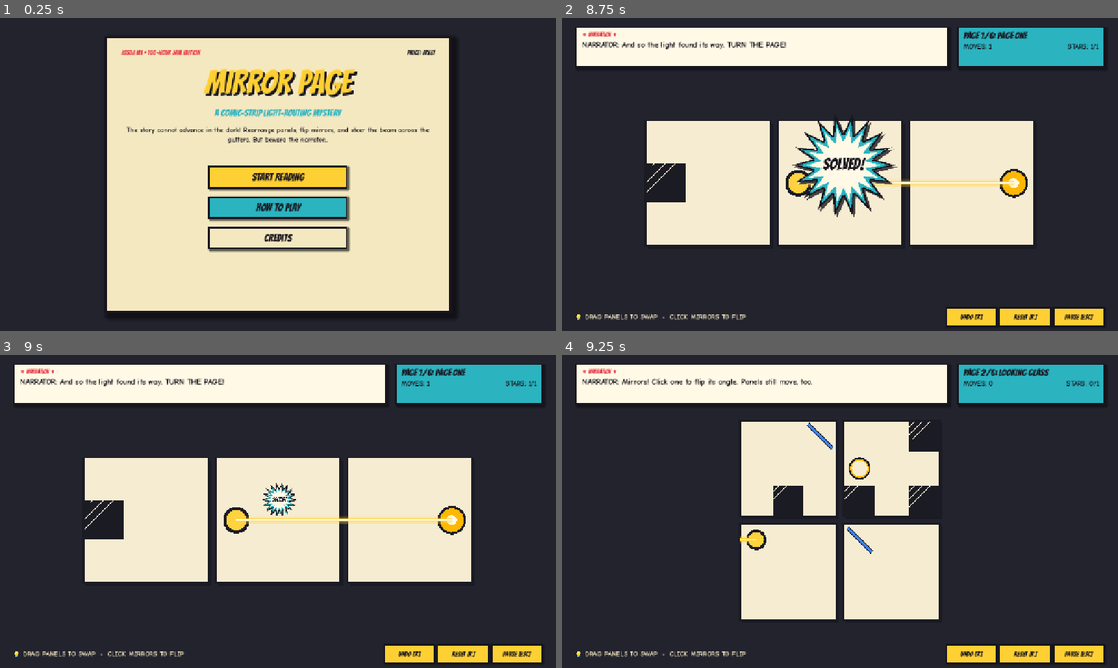
Above: before the commit, frames 1-4 (two rows, left to right).
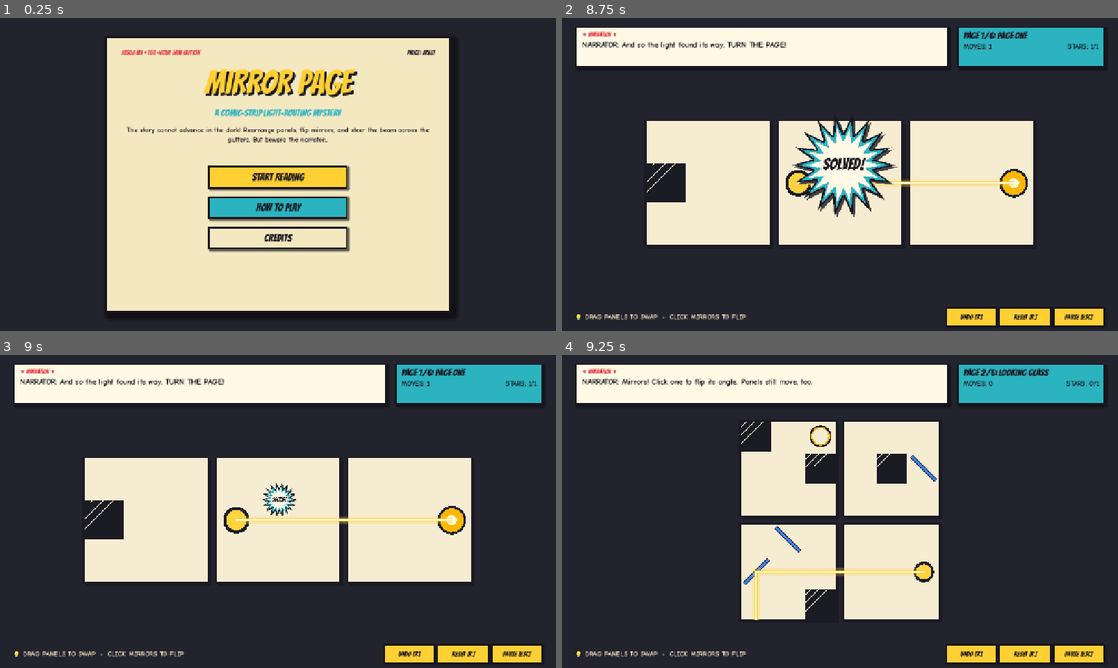
Above: after the commit, the same moments.

Repository: SankeerthNara/TGC-Game-Jam
Game: Godot game, scene res://scenes/main/main.tscn
Two runs of this game, one before a commit and one after it. Both use one fixed random seed, a clock stepped at 60 frames per second and the inputs below. Sound files missing from this copy of the repository are replaced by a short silence.
Inputs (mouse positions are in pixels of both pictures, inside the frame that each line leads up to):
- Up to frame 1 (0.25 s): no input
- Up to frame 2 (8.75 s): click "START READING" at 0.5 s; click "UNDO [Z]" at 1.25 s; click "UNDO [Z]" at 2 s; click "UNDO [Z]" at 2.75 s; click "RESET [R]" at 3.5 s; click "PAUSE [ESC]" at 4.25 s; click "RESTART LEVEL" at 5 s; tap Enter at 5.75, 8 s; move the mouse to (962, 158) at 5.77 s; tap R at 5.85 s; click (962, 158) at 5.92 s; tap Space at 6.5 s; drag from (728, 190) to (812, 237) at 6.52 s; move the mouse to (895, 105) at 7.27 s; tap N at 7.35 s; click (895, 105) at 7.42 s; drag from (812, 237) to (673, 127) at 8.02 s
- Up to frame 3 (9 s): tap Space at 8.75 s; move the mouse to (444, 558) at 8.77 s; tap Z at 8.85 s; click (444, 558) at 8.92 s
- Up to frame 4 (9.25 s): no input

Frames 1-3 are identical in both runs. In frame 4, 5.7% of the frame differs, in the area x 32-68%, y 21-85%.

Commit message:
levels: rebalance 2-6 for a 15 minute loop (4-6 move puzzles), generator supports twist/lock/state cap
Co-Authored-By: Claude Sonnet 5.5 <noreply@anthropic.com>

Diff:
--- a/new-game-project/data/levels/level_02.json
+++ b/new-game-project/data/levels/level_02.json
@@ -13,11 +13,11 @@
   "caption_intro": "NARRATOR: Mirrors! Click one to flip its angle. Panels still move, too.",
   "caption_solved": "NARRATOR: Reflections of a brighter tomorrow!",
   "cells": [
-    "..\\..#",
-    "...T..",
-    ".#.#.#",
-    "<..\\..",
+    "#.T...",
+    "..#.#\\",
     "......",
-    "......"
+    ".\\....",
+    "/....<",
+    "..#..."
   ]
 }
--- a/new-game-project/data/levels/level_03.json
+++ b/new-game-project/data/levels/level_03.json
@@ -14,8 +14,8 @@
   "caption_twist": "NARRATOR: WAIT! The 'hero' was the VILLAIN all along! Light the red X, and leave the star in the dark!",
   "caption_solved": "NARRATOR: Nobody saw that coming. (Everyone saw that coming.)",
   "cells": [
-    ".........",
-    ">...X.T..",
-    "........."
+    ".#...X../",
+    "..<../T..",
+    "#........"
   ]
 }
--- a/new-game-project/data/levels/level_04.json
+++ b/new-game-project/data/levels/level_04.json
@@ -1,17 +1,23 @@
 {
   "name": "Liar, Liar",
-  "panel_size": [3, 3],
-  "layout": [2, 2],
+  "panel_size": [
+    3,
+    3
+  ],
+  "layout": [
+    2,
+    2
+  ],
   "rule": "lying",
   "twist": "none",
   "caption_intro": "NARRATOR: Don't trust what you see! The mirrors are LYING! Slashes reflect backwards!",
   "caption_solved": "NARRATOR: You saw right through the deception. Turn the page!",
   "cells": [
-    "....^#",
-    "T\\.\\..",
     "......",
-    "...#..",
-    "#.....",
+    ".#T.#.",
+    "/....>",
+    "..##..",
+    ".../.\\",
     "......"
   ]
 }
--- a/new-game-project/data/levels/level_05.json
+++ b/new-game-project/data/levels/level_05.json
@@ -1,17 +1,23 @@
 {
   "name": "Gutter Bend",
-  "panel_size": [3, 3],
-  "layout": [2, 2],
+  "panel_size": [
+    3,
+    3
+  ],
+  "layout": [
+    2,
+    2
+  ],
   "rule": "bend",
   "twist": "none",
   "caption_intro": "NARRATOR: The gutters have warped! Every time the beam crosses into another panel, it turns 90 degrees clockwise!",
   "caption_solved": "NARRATOR: Round and round the panels go! You bent the story to your will.",
   "cells": [
-    "....#.",
-    "...T..",
-    ".....#",
+    ".#./..",
+    ".##...",
+    "......",
     ".....\\",
-    "v...#.",
-    ".../.."
+    "..<...",
+    "..T\\.."
   ]
 }
--- a/new-game-project/data/levels/level_06.json
+++ b/new-game-project/data/levels/level_06.json
@@ -1,19 +1,27 @@
 {
   "name": "The Last Page",
-  "panel_size": [3, 3],
-  "layout": [2, 2],
+  "panel_size": [
+    3,
+    3
+  ],
+  "layout": [
+    2,
+    2
+  ],
   "rule": "bend",
   "twist": "flip",
-  "locked_panels": [0],
+  "locked_panels": [
+    0
+  ],
   "caption_intro": "NARRATOR: The final page! Panel 1 is glued shut! Gutters bend light, and the hero awaits your beam!",
   "caption_twist": "NARRATOR: ONE FINAL TWIST! The hero vanishes into ink! Light the red mark to close the book forever!",
   "caption_solved": "NARRATOR: THE END! You mastered the panels and rewrote reality itself! Thank you for reading!",
   "cells": [
-    "\\..T..",
-    "....#.",
-    "..>...",
-    "..X...",
-    ".../..",
-    "...#.."
+    ".....T",
+    "......",
+    ".#\\...",
+    "#v....",
+    ".\\....",
+    ".\\.X#."
   ]
 }
--- a/new-game-project/scripts/tools/level_gen.gd
+++ b/new-game-project/scripts/tools/level_gen.gd
@@ -1,19 +1,22 @@
 extends SceneTree
 ## Random level generator that keeps layouts whose minimum solution length is in a range.
 ##   godot --headless --path . --script res://scripts/tools/level_gen.gd -- seed=1 cols=2 rows=2 pw=3 ph=3 walls=4 mirrors=2 min=3 max=6 count=3 rule=normal
+## Twist levels: add bad=1 flip=1 (min/max then apply to solve moves + re-solve moves combined).
+## Locked panels: lock=1 locks that many random panels (they are listed in the output).
 ## Prints a ready-to-paste "cells" array. Always playtest and add captions yourself.
 
 const CH := {PageModel.Kind.EMPTY: ".", PageModel.Kind.WALL: "#", PageModel.Kind.MIRROR_SLASH: "/",
-	PageModel.Kind.MIRROR_BACK: "\\", PageModel.Kind.TARGET_GOOD: "T"}
+	PageModel.Kind.MIRROR_BACK: "\\", PageModel.Kind.TARGET_GOOD: "T", PageModel.Kind.TARGET_BAD: "X"}
 
 
 func _init() -> void:
 	var a := {"seed": 1, "cols": 2, "rows": 2, "pw": 3, "ph": 3, "walls": 4, "mirrors": 2, "min": 3, "max": 6,
-		"count": 3, "rule": "normal", "tries": 4000}
+		"count": 3, "rule": "normal", "tries": 4000, "bad": 0, "flip": 0, "lock": 0}
 	for arg in OS.get_cmdline_user_args():
 		var kv := arg.split("=")
 		if kv.size() == 2:
 			a[kv[0]] = kv[1] if kv[0] == "rule" else int(kv[1])
+	LevelSolver.MAX_STATES = int(a.get("cap", 300000))
 	seed(a["seed"])
 	var found := 0
 	for t in a["tries"]:
@@ -21,9 +24,14 @@
 		var start := m.snapshot()
 		var res := LevelSolver.solve(m, false)
 		m.restore(start)
-		if res["dist"] >= a["min"] and res["dist"] <= a["max"]:
+		var total: int = res["dist"]
+		if a["flip"] == 1 and total > 0:
+			var again := LevelSolver.solve(m, true, res["state"])["dist"] as int
+			m.restore(start)
+			total = total + again if again > 0 else -1
+		if total >= a["min"] and total <= a["max"] and res["dist"] > 0:
 			found += 1
-			print("--- min moves ", res["dist"])
+			print("--- min moves ", res["dist"], " total ", total, " locked ", m.locked)
 			_print(m)
 			if found >= a["count"]:
 				break
@@ -49,6 +57,12 @@
 	m.kind[t] = PageModel.Kind.TARGET_GOOD
 	for i in a["walls"]:
 		m.kind[free.pop_back()] = PageModel.Kind.WALL
+	for i in a["bad"]:
+		m.kind[free.pop_back()] = PageModel.Kind.TARGET_BAD
+	for i in a["lock"]:
+		var p := randi() % m.panel_count()
+		if not m.locked.has(p):
+			m.locked.append(p)
 	for i in a["mirrors"]:
 		m.kind[free.pop_back()] = PageModel.Kind.MIRROR_SLASH if randi() % 2 == 0 else PageModel.Kind.MIRROR_BACK
 	return m
--- a/new-game-project/scripts/tools/level_solver.gd
+++ b/new-game-project/scripts/tools/level_solver.gd
@@ -3,7 +3,7 @@
 ## Brute-force BFS over every panel arrangement and mirror orientation.
 ## All actions are reversible, so a level is solvable iff some reachable state is solved.
 
-const MAX_STATES := 300000
+static var MAX_STATES := 300000
 
 
 static func _key(s: Dictionary) -> String:
